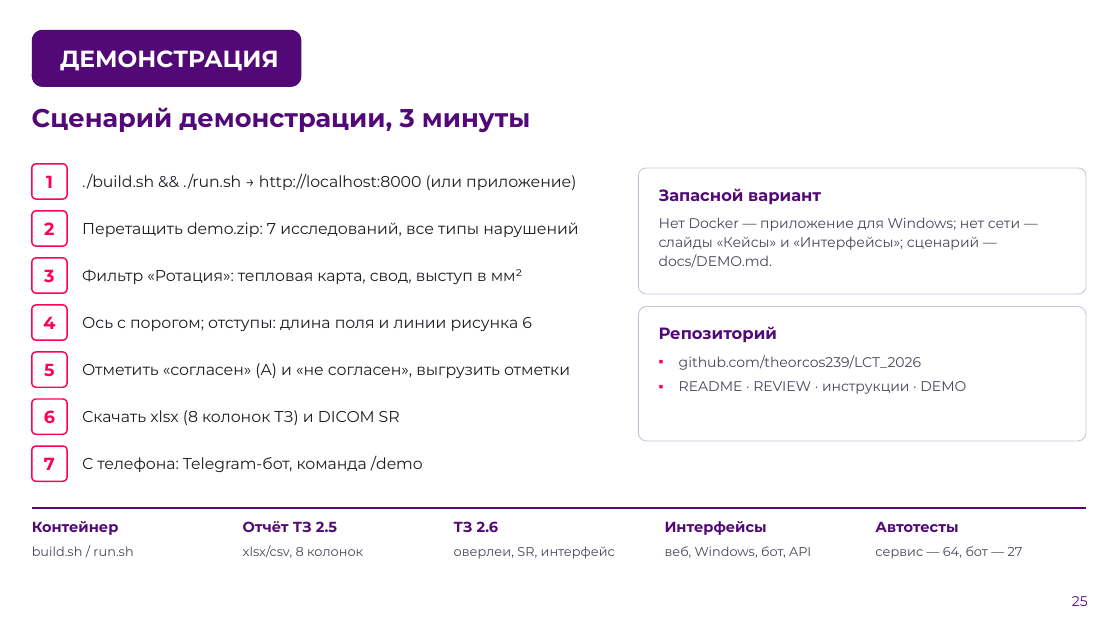
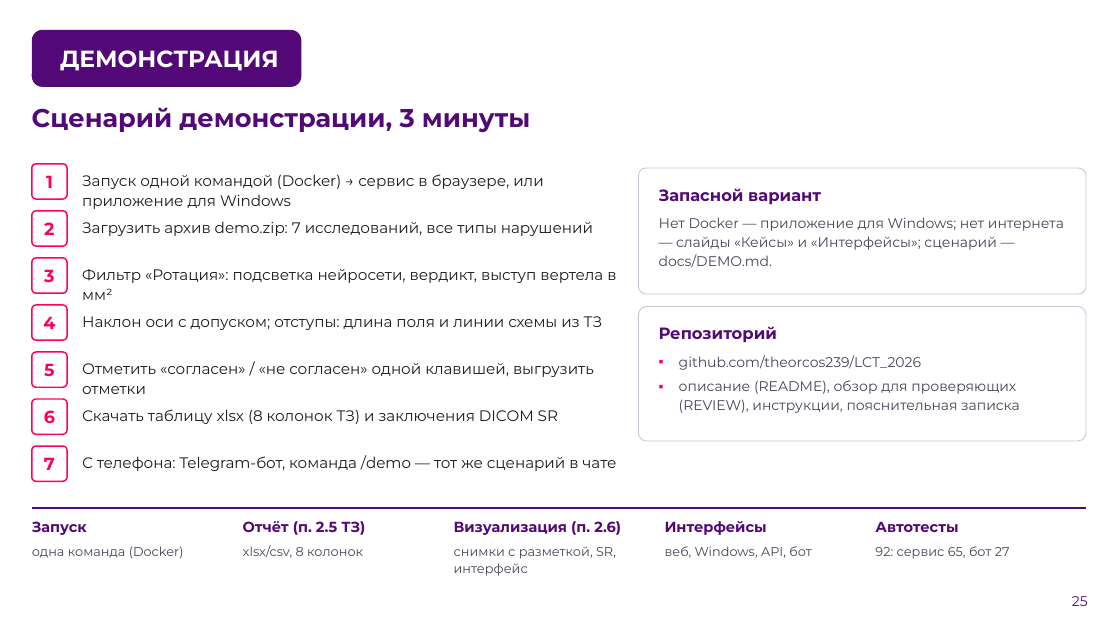
Before and after one commit to theorcos239/LCT_2026, a slide deck: slide 25 of docs/presentation/DXA_QC_pitch.pptx. Drawn at 1120x630 pixels with LibreOffice and Linux fonts; fonts in the diff are those of the drawing; background and template pictures are left out. Boxes give left, top, right and bottom in pixels: in the first picture for what was removed or moved away, otherwise in the second. Text is boxed around its words. In the diff, an @@ line names an element or a change of style, - is before the commit and + after.

```diff
--- a/docs/presentation/DXA_QC_pitch.pptx
+++ b/docs/presentation/DXA_QC_pitch.pptx
@@ text at (82,174,543,209): text changed; size 13.5 to 13 pt @@
-./build.sh && ./run.sh → http://localhost:8000 (или приложение)
+Запуск одной командой (Docker) → сервис в браузере, или приложение для Windows
@@ text at (82,221,593,236): text changed; size 13.5 to 13 pt @@
-Перетащить demo.zip: 7 исследований, все типы нарушений
+Загрузить архив demo.zip: 7 исследований, все типы нарушений
@@ text at (659,217,1064,268): text changed @@
-Нет Docker — приложение для Windows; нет сети — слайды «Кейсы» и «Интерфейсы»; сценарий — docs/DEMO.md.
+Нет Docker — приложение для Windows; нет интернета — слайды «Кейсы» и «Интерфейсы»; сценарий — docs/DEMO.md.
@@ text at (82,269,616,300): text changed; size 13.5 to 13 pt @@
-Фильтр «Ротация»: тепловая карта, свод, выступ в мм²
+Фильтр «Ротация»: подсветка нейросети, вердикт, выступ вертела в мм²
@@ text at (82,316,603,330): text changed; size 13.5 to 13 pt @@
-Ось с порогом; отступы: длина поля и линии рисунка 6
+Наклон оси с допуском; отступы: длина поля и линии схемы из ТЗ
@@ text at (82,363,594,394): text changed; size 13.5 to 13 pt @@
-Отметить «согласен» (A) и «не согласен», выгрузить отметки
+Отметить «согласен» / «не согласен» одной клавишей, выгрузить отметки
@@ text at (679,380,1020,413): text changed @@
-▪ README · REVIEW · инструкции · DEMO
+▪ описание (README), обзор для проверяющих (REVIEW), инструкции, пояснительная записка
@@ text at (82,409,558,424): text changed; size 13.5 to 13 pt @@
-Скачать xlsx (8 колонок ТЗ) и DICOM SR
+Скачать таблицу xlsx (8 колонок ТЗ) и заключения DICOM SR
@@ text at (82,455,616,471): text changed; size 13.5 to 13 pt @@
-С телефона: Telegram-бот, команда /demo
+С телефона: Telegram-бот, команда /demo — тот же сценарий в чате
@@ text at (32,521,87,535): text changed @@
-Контейнер
+Запуск
@@ text at (243,521,365,535): text changed @@
-Отчёт ТЗ 2.5
+Отчёт (п. 2.5 ТЗ)
@@ text at (454,521,621,535): text changed @@
-ТЗ 2.6
+Визуализация (п. 2.6)
@@ text at (32,546,184,559): text changed @@
-build.sh / run.sh
+одна команда (Docker)
@@ text at (454,547,616,576): text changed @@
-оверлеи, SR, интерфейс
+снимки с разметкой, SR, интерфейс
@@ text at (665,546,811,558): text changed @@
-веб, Windows, бот, API
+веб, Windows, API, бот
@@ text at (875,546,1010,559): text changed @@
-сервис — 64, бот — 27
+92: сервис 65, бот 27
```
Also in this commit, not shown: 23 other slides changed, 1 slide added, 1 slide removed, 32 other files.
